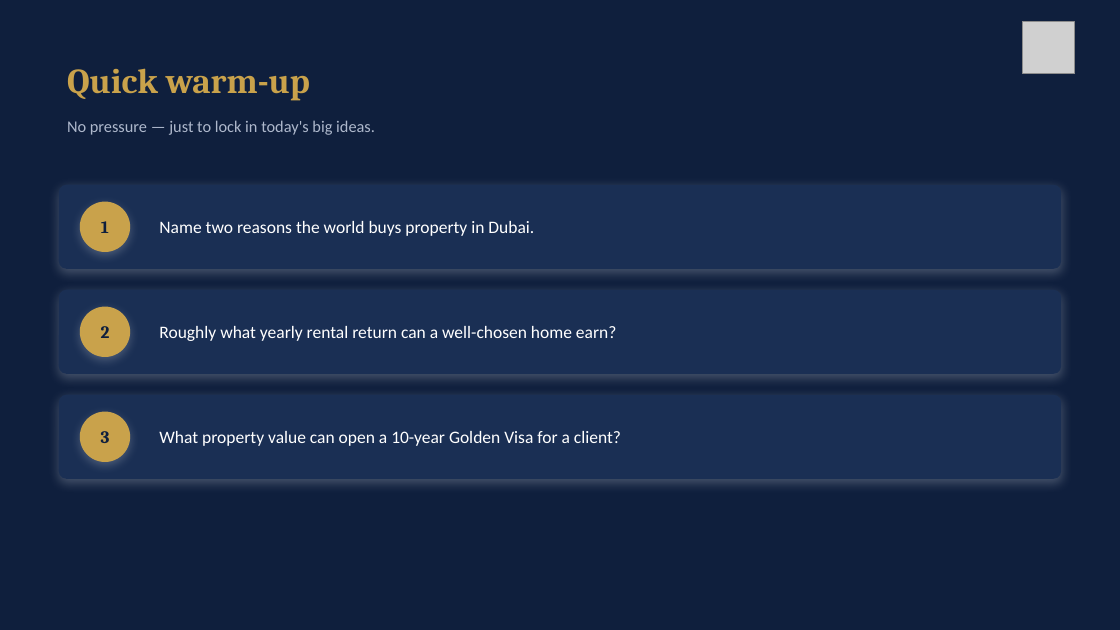
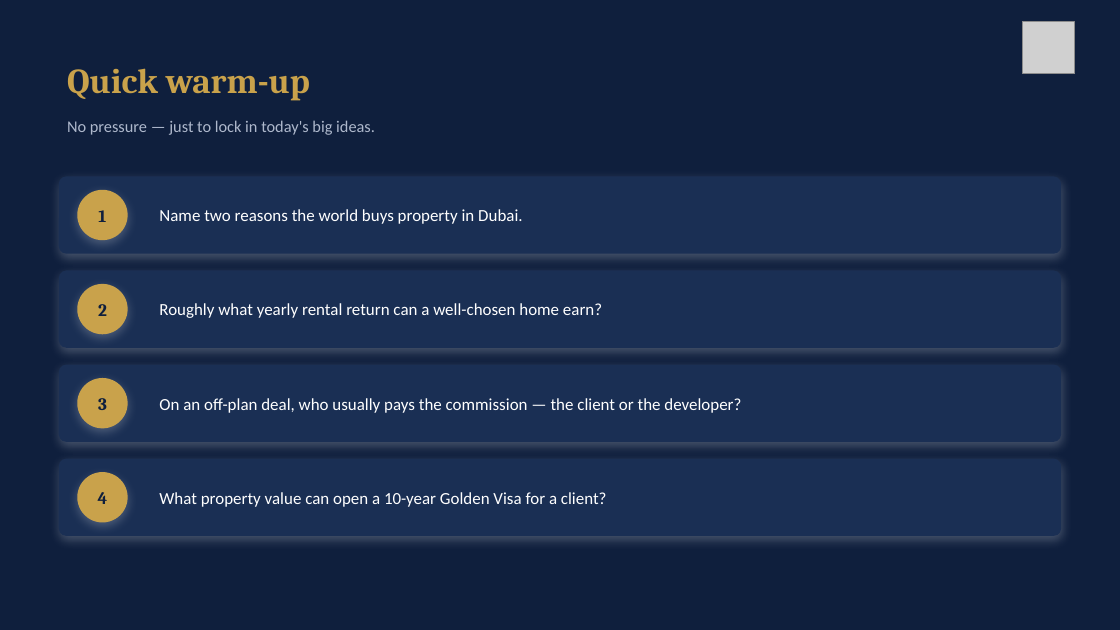
Before and after one commit to MWareth/openai-startup-name-generator, a slide deck: slide 22 of bridges-allies/BridgesAllies_OffPlan_Training_Day1.pptx (slide 12 before the commit). Drawn at 1120x630 pixels with LibreOffice and Linux fonts; fonts in the diff are those of the drawing; grey boxes stand for pictures. Boxes give left, top, right and bottom in pixels: in the first picture for what was removed or moved away, otherwise in the second. Text is boxed around its words. In the diff, an @@ line names an element or a change of style, - is before the commit and + after.

```diff
--- a/bridges-allies/BridgesAllies_OffPlan_Training_Day1.pptx
+++ b/bridges-allies/BridgesAllies_OffPlan_Training_Day1.pptx
@@ rounded rectangle: place and size @@
-rounded rectangle at <box>59,185,1061,269</box>
+rounded rectangle at <box>59,176,1061,254</box>
@@ text "Name two reasons the world ...": place and size @@
-text "Name two reasons the world ..." at <box>159,221,534,236</box>
+text "Name two reasons the world ..." at <box>159,209,522,224</box>
@@ text "1": place and size @@
-text "1" at <box>101,221,109,233</box>
+text "1" at <box>98,210,106,222</box>
@@ ellipse: place and size @@
-ellipse at <box>80,202,130,252</box>
+ellipse at <box>77,190,128,240</box>
@@ rounded rectangle: place and size @@
-rounded rectangle at <box>59,290,1061,374</box>
+rounded rectangle at <box>59,271,1061,348</box>
@@ text "2": place and size @@
-text "2" at <box>101,326,110,338</box>
+text "2" at <box>98,304,107,316</box>
@@ ellipse: place and size @@
-ellipse at <box>80,307,130,357</box>
+ellipse at <box>77,284,128,334</box>
@@ text "Roughly what yearly rental return ...": place and size @@
-text "Roughly what yearly rental return ..." at <box>159,326,616,341</box>
+text "Roughly what yearly rental return ..." at <box>159,303,602,318</box>
@@ proportions changed in 3 elements at <box>59,176,1061,254</box>, <box>59,271,1061,348</box>, <box>59,365,1061,442</box> @@
@@ rounded rectangle: place and size @@
-rounded rectangle at <box>59,395,1061,479</box>
+rounded rectangle at <box>59,365,1061,442</box>
@@ text "3": place and size @@
-text "3" at <box>101,431,110,443</box>
+text "3" at <box>98,398,107,410</box>
@@ ellipse: place and size @@
-ellipse at <box>80,412,130,462</box>
+ellipse at <box>77,378,128,429</box>
@@ text added at <box>159,398,741,413</box>, 14.5 pt, text #FFFFFF @@
+On an off-plan deal, who usually pays the commission — the client or the developer?
@@ rounded rectangle added at <box>59,459,1061,536</box>, fill #1A2F54 @@
@@ ellipse added at <box>77,472,128,523</box>, fill #C9A24B @@
@@ size 15 to 14.5 pt in 3 elements at <box>159,209,522,224</box>, <box>159,303,602,318</box>, <box>159,492,607,507</box> @@
@@ text "What property value can open ...": place and size @@
-text "What property value can open ..." at <box>159,431,621,446</box>
+text "What property value can open ..." at <box>159,492,607,507</box>
@@ text added at <box>98,492,108,504</box>, 15 pt, text #0F1F3D, bold @@
+4
```
Also in this commit, not shown: 11 other slides changed, 11 slides added, 1 slide removed, 1 other file.
